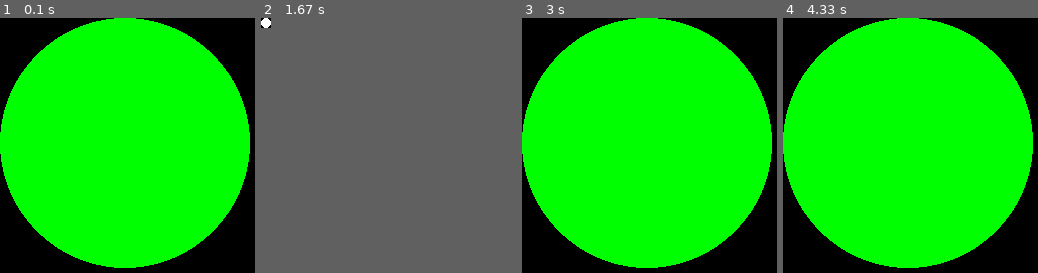
Above: before the commit, frames 1-4 (left to right).
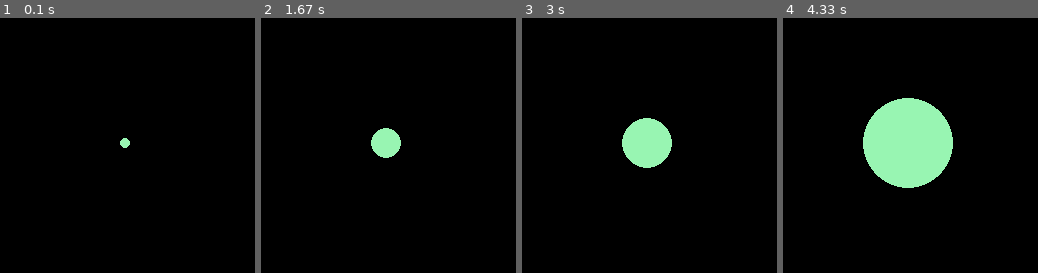
Above: after the commit, the same moments.

Repository: iniyan-kannappan/python
Game: pygame game, started from Programs/pygame_exercise/pygame-3.py
The game is run twice, just before and just after one commit, with the same random seed, the same clock (stepped at 60 frames per second) and the same inputs.
Inputs:
- Up to frame 1 (0.1 s): no input
- Up to frame 2 (1.67 s): no input
- Up to frame 3 (3 s): no input
- Up to frame 4 (4.33 s): no input
In our replay, in frame 2 the window is 10x10 before the commit and 255x255 after it. These sizes can differ from the game's own. Grey fills any space a smaller window leaves; there, only what the larger window draws over its background counts as a difference.

The runs differ from the first frame. In frame 1, 75% of the frame differs, in the area x 0-99%, y 0-99%; in frame 2, 1.2%; in frame 3, 75%; in frame 4, 75%.

Commit message:
checker board

Diff:
--- a/Programs/pygame_exercise/pygame-2.py
+++ b/Programs/pygame_exercise/pygame-2.py
@@ -1,11 +1,18 @@
+import random
 import pygame
-def triangle():
-    pygame.init()
-    screen=pygame.display.set_mode((400,400))
-    color=(0,255,0)
-    pygame.draw.line(screen,color,(10,20),(40,20))
-    pygame.draw.line(screen,color,(10,20),(20,50))
-    pygame.draw.line(screen,color,(40,20),(20,50))
+pygame.init()
+screen=pygame.display.set_mode((400,400))
+color=(0,255,0)
+randomnumber=random.randint(0,255),random.randint(0,255)
+def triangle(a,b,c):
+
+    pygame.draw.line(screen,color,a,b)
+    pygame.draw.line(screen,color,c,a)
+    pygame.draw.line(screen,color,b,c)
     pygame.display.update()
-
-triangle()
+for loop in range(0,10,1):
+    a=random.randint(0,400),random.randint(0,400)
+    b=random.randint(0,400),random.randint(0,400)
+    c=random.randint(0,400),random.randint(0,400)
+    triangle(a,b,c)
+#homework:write a for loop to draw 10 random triangles
--- a/Programs/pygame_exercise/pygame-3.py
+++ b/Programs/pygame_exercise/pygame-3.py
@@ -1,17 +1,25 @@
 import random
 import time
 import pygame
+r=random.randint(0,255)
+g=random.randint(0,255)
+b=random.randint(0,255)
+pygame.init()
+screen=pygame.display.set_mode((255,255))
+color=(r,g,b)
+color2=[r,g,b]
 while True:
-    pygame.init()
-    screen=pygame.display.set_mode((255,255))
-    color=(0,255,0)
-    pygame.draw.circle(screen,color,(125,125),125)
-    pygame.display.update()
-    time.sleep(1)
+    for loop in range(5,135,10):
 
-    pygame.init()
-    screen2=pygame.display.set_mode((10,10))
-    color2=(255,255,255)
-    pygame.draw.circle(screen,color2,(5,5),5)
-    pygame.display.update()
-    time.sleep(1)
+        drawcircle=pygame.draw.circle(screen,color,(125,125),loop)
+        print(loop)
+        if drawcircle==255:
+            color.choice(color2)
+        pygame.display.update()
+        time.sleep(1)
+    for loop in range(125,0,-10):
+        screen.fill((0,0,0))
+        pygame.draw.circle(screen,color,(125,125),loop)
+        print(loop)
+        pygame.display.update()
+        time.sleep(1)
